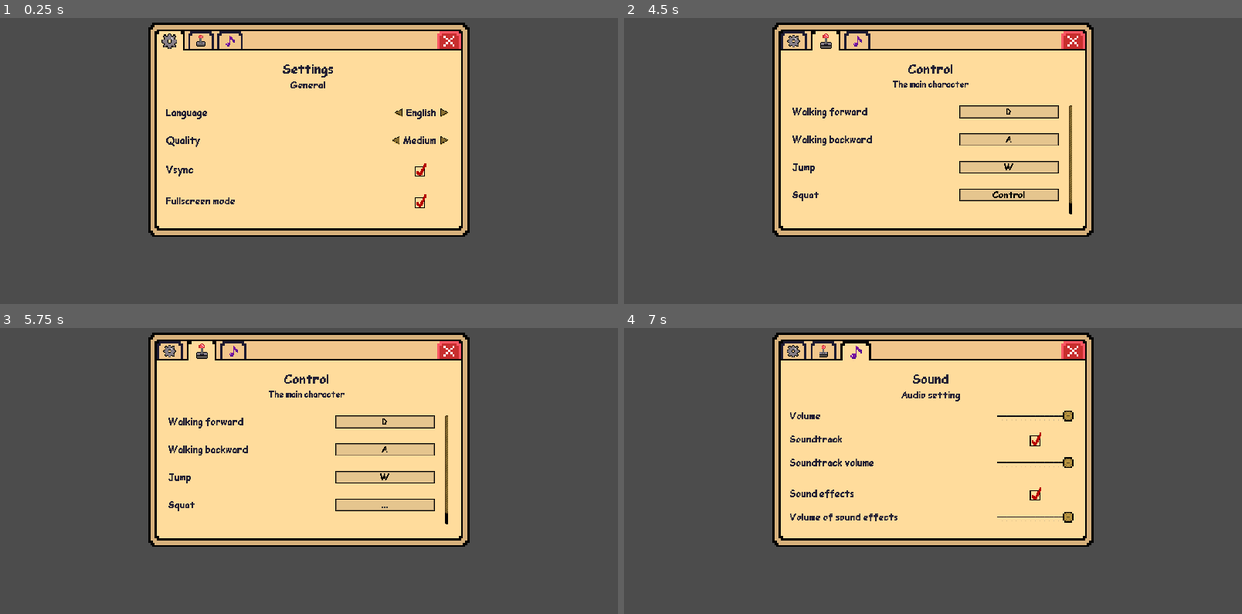
Above: before the commit, frames 1-4 (two rows, left to right).
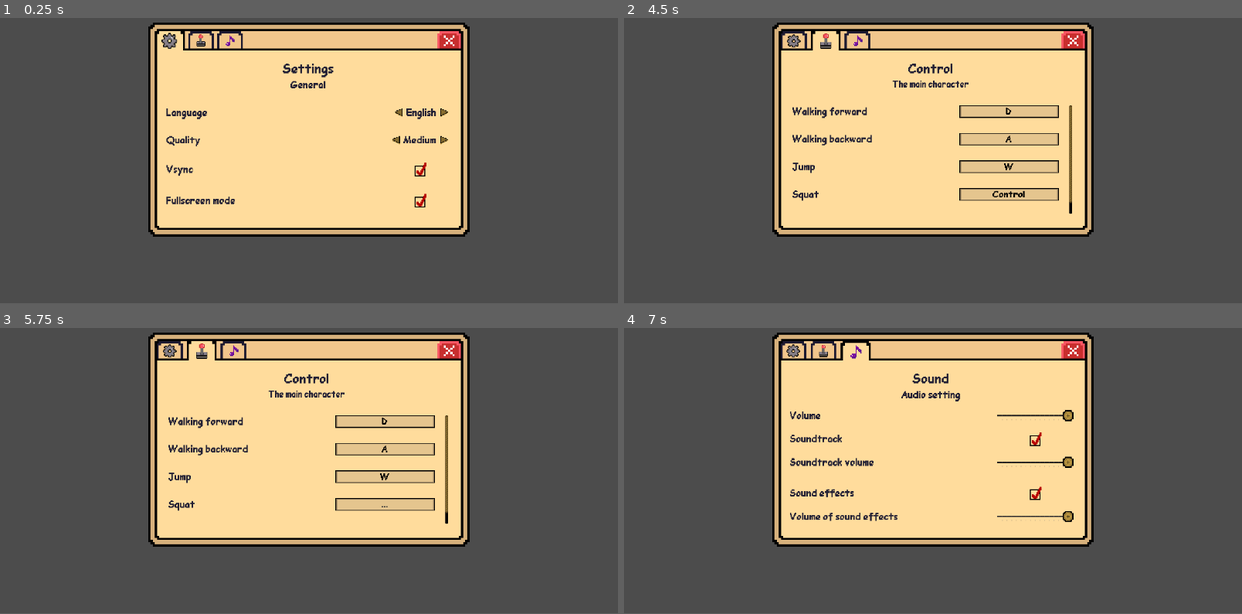
Above: after the commit, the same moments.

Repository: Georgiy10427/MicroWar
Game: Godot game, scene res://assets/GUI/Settings/Settings.tscn
Two runs of this game, one before a commit and one after it. Both use one fixed random seed, a clock stepped at 60 frames per second and the inputs below. This scene is started directly instead of the project's main scene.
Inputs (mouse positions are in pixels of both pictures, inside the frame that each line leads up to):
- Up to frame 1 (0.25 s): no input
- Up to frame 2 (4.5 s): click (1019, 140) at 0.5 s; click (1044, 169) at 1.25 s; click (1068, 140) at 2 s; click (1068, 140) at 2.75 s; click (797, 40) at 3.5 s; click (821, 40) at 4.25 s
- Up to frame 3 (5.75 s): click "Control" at 5 s
- Up to frame 4 (7 s): click (852, 350) at 5.75 s; tap Enter at 6.5 s; move the mouse to (1068, 422) at 6.52 s; hold D (ui_right) from 6.53 s (still down); tap W (ui_up) at 6.77 s
The window is 800x450 before the commit and 800x449 after it. Grey fills any space a smaller window leaves; there, only what the larger window draws over its background counts as a difference.

The runs differ from the first frame. In frame 1, 2.2% of the frame differs, in the area x 24-76%, y 1-77%; in frame 2, 3.1%; in frame 3, 3.0%; in frame 4, 2.6%.

Commit message:
Github actions. Rebinds
Now player can rebind controls keys.

Diff:
--- a/project/assets/GUI/Settings/Settings.tscn
+++ b/project/assets/GUI/Settings/Settings.tscn
@@ -5,13 +5,13 @@
 [ext_resource path="res://assets/GUI/Settings/themes/font_theme.tres" type="Theme" id=3]
 [ext_resource path="res://assets/GUI/Settings/ui_elements/arrows/left_arrow.png" type="Texture" id=4]
 [ext_resource path="res://assets/GUI/Settings/scripts/GeneralSettings.gd" type="Script" id=5]
-[ext_resource path="res://assets/GUI/Settings/ControlSettings.gd" type="Script" id=6]
+[ext_resource path="res://assets/GUI/Settings/scripts/ControlSettings.gd" type="Script" id=6]
 [ext_resource path="res://assets/GUI/Settings/ui_elements/checkbox/checkbox_active.png" type="Texture" id=7]
 [ext_resource path="res://assets/GUI/Settings/ui_elements/checkbox/checkbox_not_active.png" type="Texture" id=8]
 [ext_resource path="res://assets/GUI/Settings/scripts/Settings.gd" type="Script" id=9]
 [ext_resource path="res://assets/GUI/Settings/themes/title_theme.tres" type="Theme" id=10]
 [ext_resource path="res://assets/GUI/Settings/themes/subtitle_theme.tres" type="Theme" id=11]
-[ext_resource path="res://assets/GUI/Settings/AudioSettings.gd" type="Script" id=12]
+[ext_resource path="res://assets/GUI/Settings/scripts/AudioSettings.gd" type="Script" id=12]
 [ext_resource path="res://assets/GUI/Settings/themes/slider_theme.tres" type="Theme" id=13]
 [ext_resource path="res://assets/GUI/Settings/ui_elements/slider_grabber.png" type="Texture" id=18]
 [ext_resource path="res://assets/GUI/Settings/ui_elements/slider.png" type="Texture" id=19]
@@ -489,7 +489,6 @@
 text = "                 "
 
 [node name="ControlSettings" type="Control" parent="MainWindow/TextureRect"]
-visible = false
 margin_left = 54.0
 margin_top = 119.0
 margin_right = 54.0
@@ -581,7 +580,7 @@
 }
 
 [node name="Container" type="HBoxContainer" parent="MainWindow/TextureRect/ControlSettings/Content/ControlSettings"]
-margin_right = 878.0
+margin_right = 868.0
 margin_bottom = 641.0
 size_flags_horizontal = 3
 
@@ -1105,6 +1104,7 @@
 text = "       "
 
 [node name="AudioSettings" type="Control" parent="MainWindow/TextureRect"]
+visible = false
 margin_left = -460.18
 margin_top = -206.0
 margin_right = -420.18
--- a/project/assets/GUI/Settings/scripts/ActionRemapButton.gd
+++ b/project/assets/GUI/Settings/scripts/ActionRemapButton.gd
@@ -21,6 +21,7 @@
 	# Note that you can use the _input callback instead, especially if
 	# you want to work with gamepads.
 	remap_action_to(event)
+	settings.settings_config.set_value("Control", action, InputMap.get_action_list(action)[0])
 	pressed = false
 
 func remap_action_to(event):
--- a/project/assets/GUI/Settings/scripts/GeneralSettings.gd
+++ b/project/assets/GUI/Settings/scripts/GeneralSettings.gd
@@ -128,4 +128,4 @@
 func _fullscreen_toggled(button_pressed) -> void:
 	settings.settings_config.set_value("Grathics", "fullscreen", button_pressed)
 	settings.save_config()
-	settings.apply_resolution(settings.settings_config)
+	settings.configure_window(settings.settings_config)
--- a/project/assets/GUI/Settings/scripts/SettingsManager.gd
+++ b/project/assets/GUI/Settings/scripts/SettingsManager.gd
@@ -35,22 +35,17 @@
 	save_config()
 
 
-func apply_resolution(config):
-	# Apply resolution and fullscreen mode
+func configure_window(config: ConfigFile):
+	OS.window_position = config.get_value("Grathics", "window_position", OS.window_position)
+	OS.window_size = config.get_value("Grathics", "window_size", OS.window_size)
 	if config.get_value("Grathics", "fullscreen", true) != true:
-		# Get render resolution
-		var resolution = config.get_value("Grathics", "resolution", "640x480")
-		resolution = resolution.split("x")
-		resolution = Vector2(int(resolution[0]), int(resolution[1]))
-		# Apply render resolution
 		OS.window_fullscreen = false
-		OS.set_window_size(resolution)
-		OS.set_window_resizable(false)
+		OS.set_window_resizable(true)
 	else:
 		OS.window_fullscreen = true
 
 
-func apply_quality(config):
+func apply_quality(config: ConfigFile):
 	# Apply grathics settings
 	ProjectSettings.set_setting("rendering/quality/filters/msaa", 0)
 	ProjectSettings.set_setting("rendering/quality/subsurface_scattering/quality", 0)
@@ -66,14 +61,14 @@
 			ProjectSettings.set_setting("rendering/quality/depth/hdr", true)
 
 
-func apply_vsync(config):
+func apply_vsync(config: ConfigFile):
 	if config.get_value("Grathics", "vsync", true) == true:
 		ProjectSettings.set_setting("display/window/vsync/use_vsync", true)
 	else:
 		ProjectSettings.set_setting("display/window/vsync/use_vsync", true)
 
 
-func apply_control(config):
+func apply_control(config: ConfigFile):
 	for action in actions:
 		var action_key = InputEventKey.new()
 		action_key = config.get_value("Control", action, 0)
@@ -81,19 +76,19 @@
 		InputMap.action_add_event(action, action_key)
 
 
-func apply_locale(config):
+func apply_locale(config: ConfigFile):
 	TranslationServer.set_locale(
 		config.get_value("Localization", "language", detect_locale())
 	)
 
 
-func apply_audio(config):
+func apply_audio(config: ConfigFile):
 	var master_volume:float = config.get_value("Audio", "master", 0)
 	AudioServer.set_bus_volume_db(AudioServer.get_bus_index("Master"), master_volume)
 
 
-func apply_settings(config):
-	apply_resolution(config)
+func apply_settings(config: ConfigFile):
+	configure_window(config)
 	apply_quality(config)
 	apply_vsync(config)
 	apply_control(config)
@@ -108,18 +103,18 @@
 		return "en"
 
 
-func create_default_config(config):
-	# Grathics
-	config.set_value("Grathics", "resolution", "1270x720")
+func create_default_config(config: ConfigFile):
+	config.set_value("Grathics", "window_position", OS.window_position)
+	config.set_value("Grathics", "window_size", Vector2(1270,720))
 	config.set_value("Grathics", "quality", "medium")
 	config.set_value("Grathics", "fixed_fps", 60)
 	config.set_value("Grathics", "vsync", true)
 	config.set_value("Grathics", "fullscreen", true)
 	config.set_value("Localization", "language", detect_locale())
-	# Control
+
 	for action in actions:
 		config.set_value("Control", action, InputMap.get_action_list(action)[0])
-	# Audio
+
 	config.set_value("Audio", "master", 1.0)
 
 
@@ -128,3 +123,13 @@
 	if err != OK:
 		assert(err)
 	return err
+
+
+func save_window_position():
+	settings_config.set_value("Grathics", "window_position", Vector2(OS.window_position))
+	save_config()
+
+
+func save_window_size():
+	settings_config.set_value("Grathics", "window_size", OS.window_size)
+	save_config()
--- a/project/project.godot
+++ b/project/project.godot
@@ -43,7 +43,7 @@
 window/size/height=1080
 window/dpi/allow_hidpi=true
 window/stretch/mode="2d"
-window/stretch/aspect="keep_height"
+window/stretch/aspect="keep"
 
 [editor]
 
--- a/project/scripts/Global.gd
+++ b/project/scripts/Global.gd
@@ -1,6 +1,6 @@
 extends Node
 
-var min_window_size:Vector2 = Vector2(320, 240)
+var min_window_size:Vector2 = Vector2(1600, 900)
 var max_window_size:Vector2 = Vector2(1920, 1080)
 
 
@@ -10,4 +10,11 @@
 
 
 func exit():
-	get_tree().quit()
+	get_tree().notification(MainLoop.NOTIFICATION_WM_QUIT_REQUEST)
+
+
+func _notification(event):
+	if (event == MainLoop.NOTIFICATION_WM_QUIT_REQUEST):
+		settings.save_window_position()
+		settings.save_window_size()
+		get_tree().quit()
Binary file removed: project/.github/images/autotranslate.png
Binary file removed: project/.github/images/icon.png
Binary file removed: project/.github/images/locales.png
Binary file removed: project/.github/images/placeholders.png
Binary file removed: project/.github/images/remaps.png
Binary file removed: project/.github/images/translations.png
Not shown, added: project/.github/workflows/godot-ci.yml
Renamed: project/assets/GUI/Settings/AudioSettings.gd -> project/assets/GUI/Settings/scripts/AudioSettings.gd
Renamed: project/assets/GUI/Settings/ControlSettings.gd -> project/assets/GUI/Settings/scripts/ControlSettings.gd
Not shown, added: bulid/.gdignore
Not shown, added: bulid/linux/MicroWar.pck
Not shown, added: bulid/linux/MicroWar.x86_64
(and 7 more such lines)
